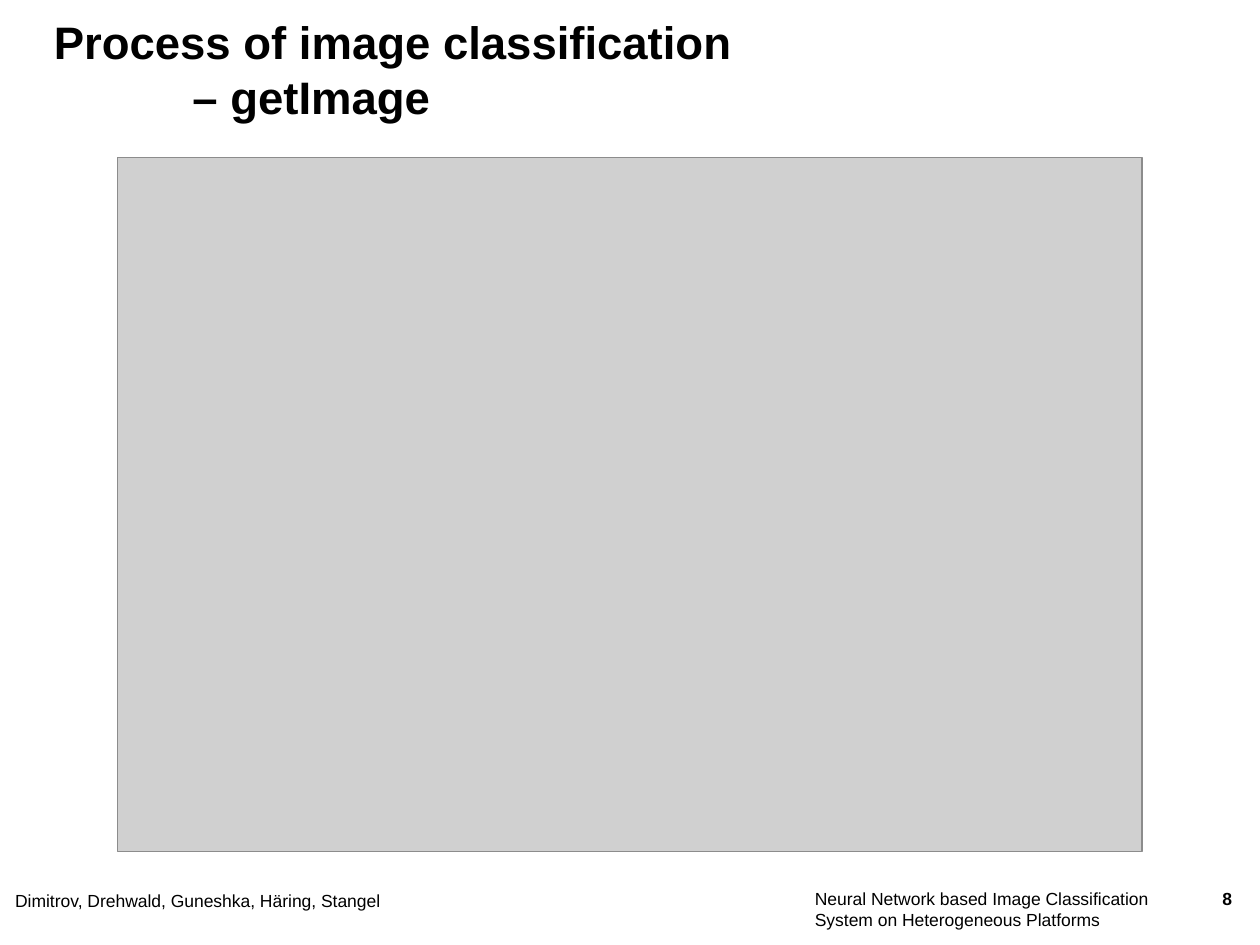
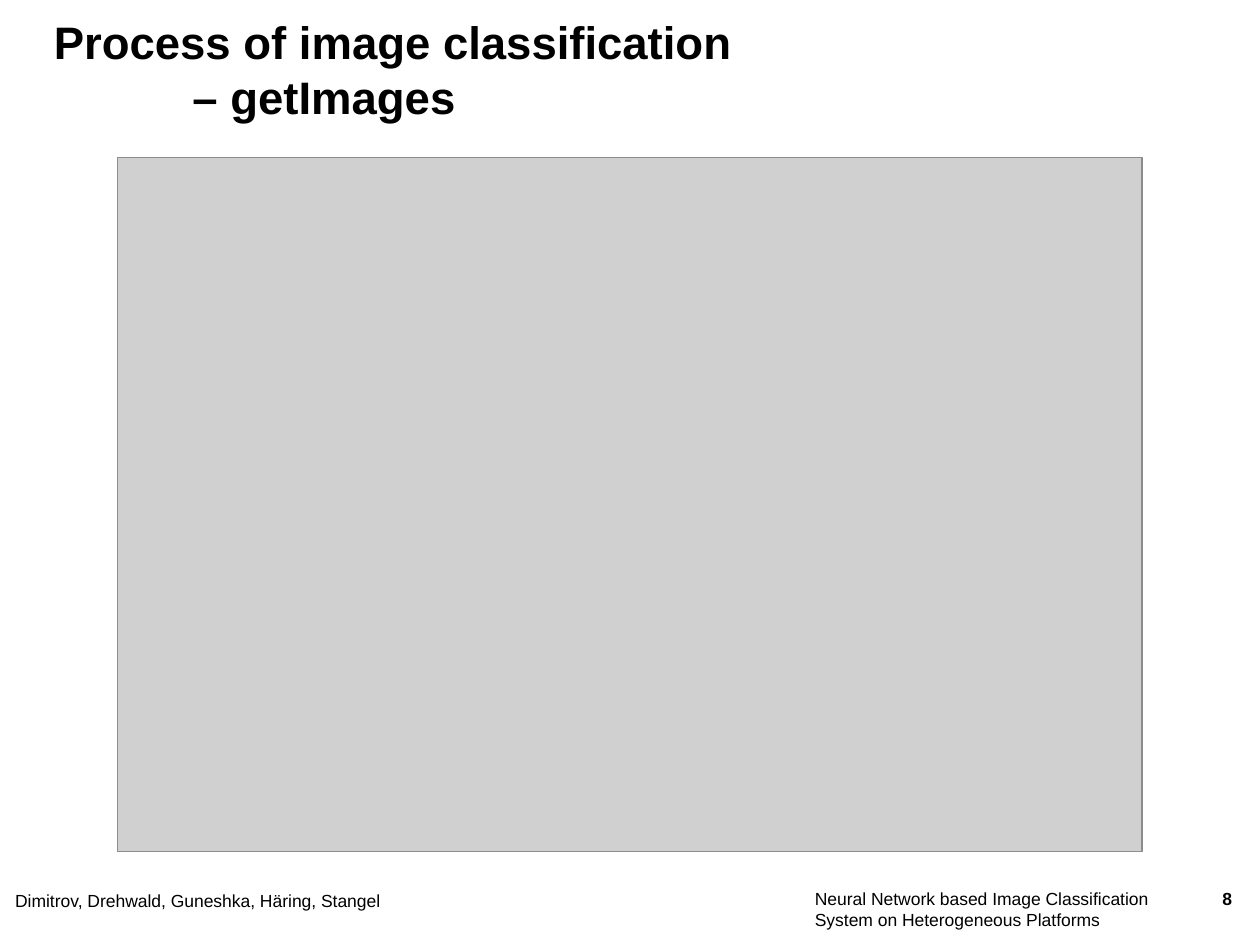
Before and after one commit to JohannesHaering/PSE, a slide deck: slide 8 of DesignPhase/colloqium_design.pptx. Drawn at 1260x945 pixels with LibreOffice and Linux fonts; fonts in the diff are those of the drawing; grey boxes stand for pictures; background and template pictures are left out. Boxes give left, top, right and bottom in pixels: in the first picture for what was removed or moved away, otherwise in the second. Text is boxed around its words. In the diff, an @@ line names an element or a change of style, - is before the commit and + after.

```diff
--- a/DesignPhase/colloqium_design.pptx
+++ b/DesignPhase/colloqium_design.pptx
@@ title at [54, 26, 731, 123]: text changed @@
-Process of image classification
-– getImage
+Process of image classification
+– getImages
```
Also in this commit, not shown: 1 other slide changed.
